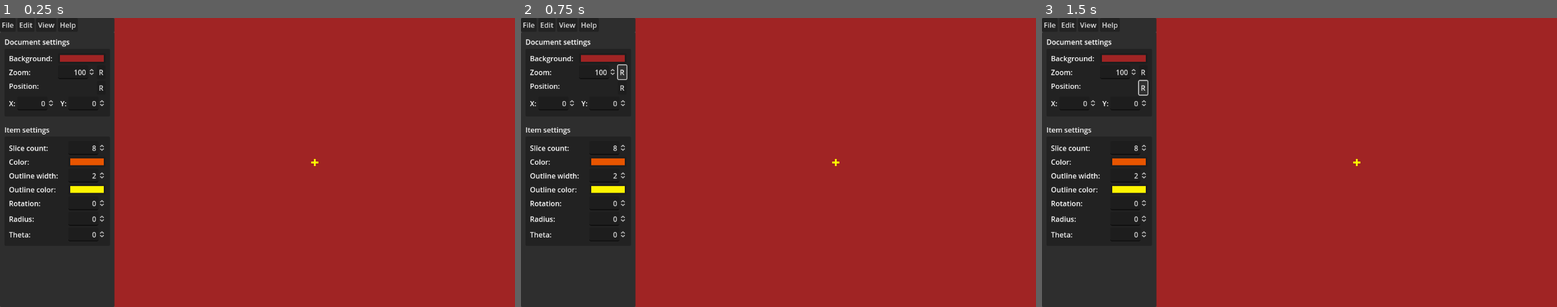
Above: before the commit, frames 1-3 (left to right).
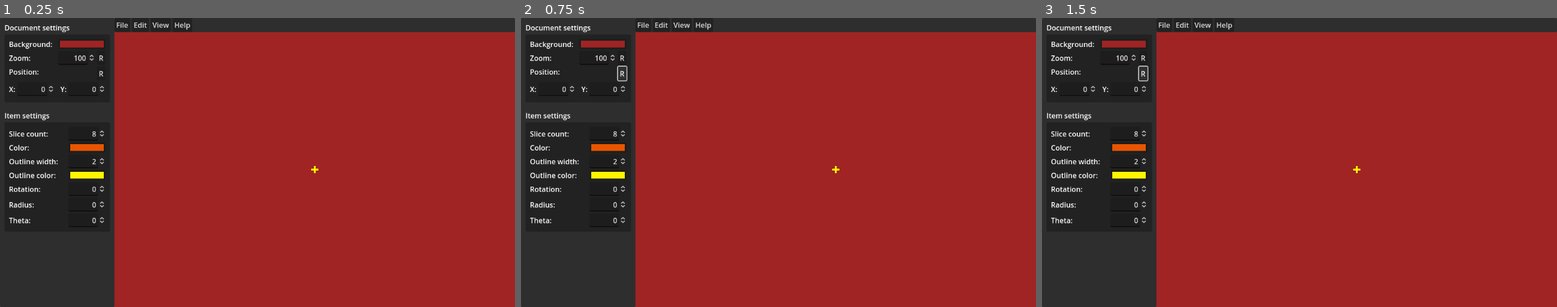
Above: after the commit, the same moments.

Repository: zoeesilcock/symmetar
Game: Godot game, scene res://Main.tscn
The game is run twice, just before and just after one commit, with the same random seed, the same clock (stepped at 60 frames per second) and the same inputs.
Inputs:
- Up to frame 1 (0.25 s): no input
- Up to frame 2 (0.75 s): click "R" at 0.5 s
- Up to frame 3 (1.5 s): click "R" at 1.25 s

The runs differ from the first frame. In frame 1, 6.7% of the frame differs, in the area x 0-100%, y 0-78%; in frame 2, 6.8%; in frame 3, 6.8%.

Commit message:
Move the menu bar out of the UI node since the menu items can't be activated when the UI is hidden

Diff:
--- a/Main.tscn
+++ b/Main.tscn
@@ -1,9 +1,10 @@
-[gd_scene load_steps=5 format=3 uid="uid://uyebueqq35xu"]
+[gd_scene load_steps=6 format=3 uid="uid://uyebueqq35xu"]
 
 [ext_resource type="PackedScene" uid="uid://cn6aov1t3u3y2" path="res://UI/UI.tscn" id="1_tbaje"]
 [ext_resource type="Script" path="res://Main.gd" id="1_th2y0"]
 [ext_resource type="PackedScene" uid="uid://b0xsay7lqoc07" path="res://World/World.tscn" id="2_joqbc"]
 [ext_resource type="Resource" uid="uid://chkr4prm0pu47" path="res://UI/UIState.tres" id="2_v7q8m"]
+[ext_resource type="PackedScene" uid="uid://dnn12yk63bxl0" path="res://UI/AppMenuBar.tscn" id="4_8gepb"]
 
 [node name="Main" type="Node2D"]
 script = ExtResource("1_th2y0")
@@ -19,11 +20,22 @@
 grow_vertical = 2
 dragger_visibility = 2
 
-[node name="UI" parent="CanvasLayer/SplitContainer" node_paths=PackedStringArray("world") instance=ExtResource("1_tbaje")]
+[node name="UI" parent="CanvasLayer/SplitContainer" node_paths=PackedStringArray("world", "menu_bar") instance=ExtResource("1_tbaje")]
 custom_minimum_size = Vector2(256, 0)
 layout_mode = 2
-world = NodePath("../World")
+world = NodePath("../VBoxContainer/World")
+menu_bar = NodePath("../VBoxContainer/MenuBar")
 
-[node name="World" parent="CanvasLayer/SplitContainer" instance=ExtResource("2_joqbc")]
+[node name="VBoxContainer" type="VBoxContainer" parent="CanvasLayer/SplitContainer"]
 layout_mode = 2
 size_flags_horizontal = 3
+theme_override_constants/separation = 0
+
+[node name="MenuBar" parent="CanvasLayer/SplitContainer/VBoxContainer" node_paths=PackedStringArray("ui") instance=ExtResource("4_8gepb")]
+custom_minimum_size = Vector2(0, 32)
+layout_mode = 2
+ui = NodePath("../../UI")
+ui_state = ExtResource("2_v7q8m")
+
+[node name="World" parent="CanvasLayer/SplitContainer/VBoxContainer" instance=ExtResource("2_joqbc")]
+layout_mode = 2
--- a/UI/AppMenuBar.gd
+++ b/UI/AppMenuBar.gd
@@ -4,8 +4,6 @@
 # References
 @export var ui : UI
 @export var ui_state : UIState
-@export var file_dialog : FileDialog
-@export var about_dialog : AcceptDialog
 @export var file_menu : PopupMenu
 @export var edit_menu : PopupMenu
 @export var view_menu : PopupMenu
@@ -85,6 +83,7 @@
 		VIEW_MENU.HIDE_UI:
 			ui._toggle_ui()
 			view_menu.set_item_checked(VIEW_MENU.HIDE_UI, !ui_state.ui_is_visible)
+			_update_hidden_state()
 		VIEW_MENU.FULL_SCREEN:
 			ui._toggle_full_screen()
 			view_menu.set_item_checked(VIEW_MENU.FULL_SCREEN, DisplayServer.window_get_mode() == DisplayServer.WindowMode.WINDOW_MODE_FULLSCREEN)
@@ -93,3 +92,9 @@
 	match index:
 		HELP_MENU.ABOUT:
 			ui._on_about_button_pressed()
+
+func _update_hidden_state() -> void:
+	if ui_state.ui_is_visible:
+		custom_minimum_size.y = 32
+	else:
+		custom_minimum_size.y = 0
--- a/UI/UI.tscn
+++ b/UI/UI.tscn
@@ -1,14 +1,13 @@
-[gd_scene load_steps=7 format=3 uid="uid://cn6aov1t3u3y2"]
+[gd_scene load_steps=6 format=3 uid="uid://cn6aov1t3u3y2"]
 
 [ext_resource type="Script" path="res://UI/UI.gd" id="1_nhcn2"]
 [ext_resource type="Theme" uid="uid://hgjigpeoaius" path="res://UI/UITheme.tres" id="2_dusos"]
 [ext_resource type="Resource" uid="uid://chkr4prm0pu47" path="res://UI/UIState.tres" id="2_ot8s7"]
 [ext_resource type="PackedScene" uid="uid://dcrg4argct36y" path="res://UI/AboutDialog.tscn" id="4_dj2o0"]
-[ext_resource type="PackedScene" uid="uid://dnn12yk63bxl0" path="res://UI/AppMenuBar.tscn" id="4_u137w"]
 
 [sub_resource type="Theme" id="Theme_uuqi3"]
 
-[node name="UI" type="Control" node_paths=PackedStringArray("menu_bar", "side_bar", "file_dialog", "background_co …(249 unchanged characters)…
+[node name="UI" type="Control" node_paths=PackedStringArray("side_bar", "file_dialog", "background_co …(249 unchanged characters)…
 layout_mode = 3
 anchors_preset = 9
 anchor_bottom = 1.0
@@ -16,7 +15,6 @@
 grow_vertical = 2
 script = ExtResource("1_nhcn2")
 ui_state = ExtResource("2_ot8s7")
-menu_bar = NodePath("AppMenuBar")
 side_bar = NodePath("SideBar")
 file_dialog = NodePath("FileDialog")
 background_color_input = NodePath("SideBar/MarginContainer/VBoxContainer/EditDocumentContainer/MarginContainer/VBoxContainer/GridContainer/BackgroundColorPickerButton")
@@ -32,18 +30,10 @@
 slice_theta_input = NodePath("SideBar/MarginContainer/VBoxContainer/EditItemContainer/MarginContainer/GridContainer/ThetaInput")
 about_dialog = NodePath("AboutDialog")
 
-[node name="AppMenuBar" parent="." node_paths=PackedStringArray("ui", "file_dialog", "about_dialog") instance=ExtResource("4_u137w")]
-layout_mode = 1
-ui = NodePath("..")
-ui_state = ExtResource("2_ot8s7")
-file_dialog = NodePath("../FileDialog")
-about_dialog = NodePath("../AboutDialog")
-
 [node name="SideBar" type="Panel" parent="."]
 layout_mode = 1
 anchors_preset = 9
 anchor_bottom = 1.0
-offset_top = 32.0
 offset_right = 256.0
 grow_vertical = 2
 
--- a/World/World.tscn
+++ b/World/World.tscn
@@ -13,6 +13,8 @@
 anchor_bottom = 1.0
 grow_horizontal = 2
 grow_vertical = 2
+size_flags_horizontal = 3
+size_flags_vertical = 3
 stretch = true
 script = ExtResource("1_hfrd5")
 document = NodePath("SubViewport/Document")
